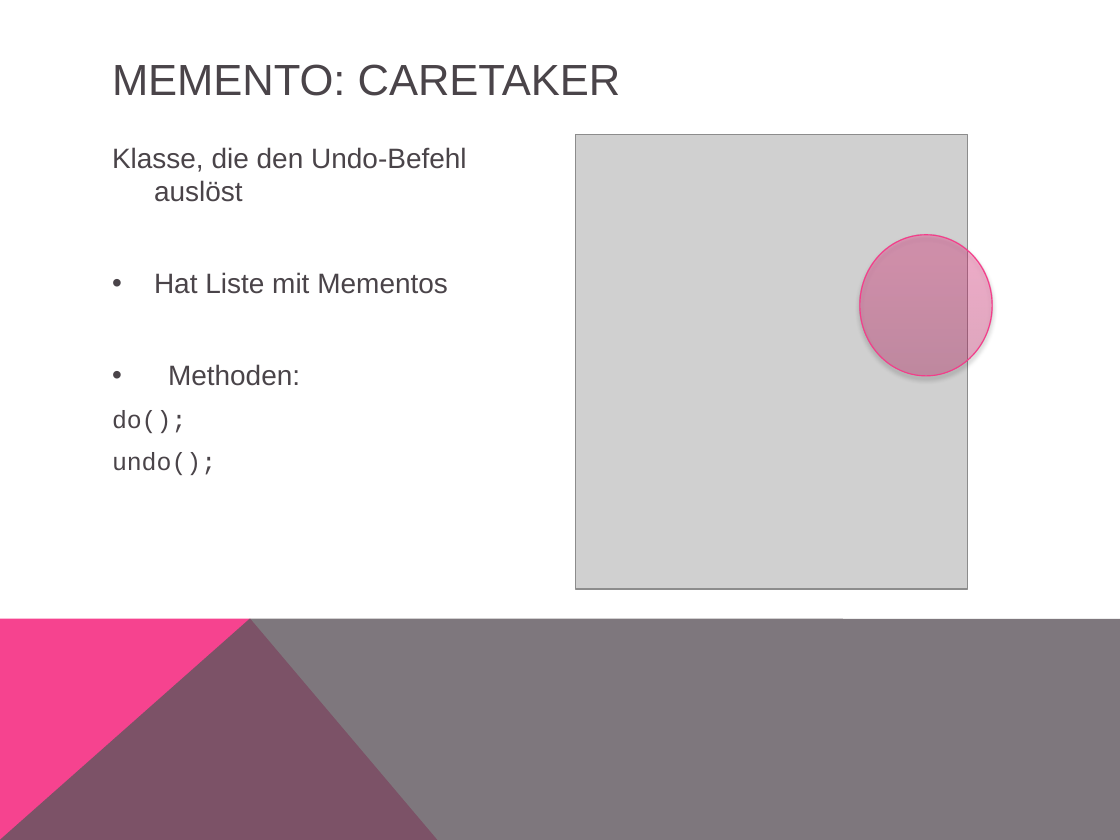
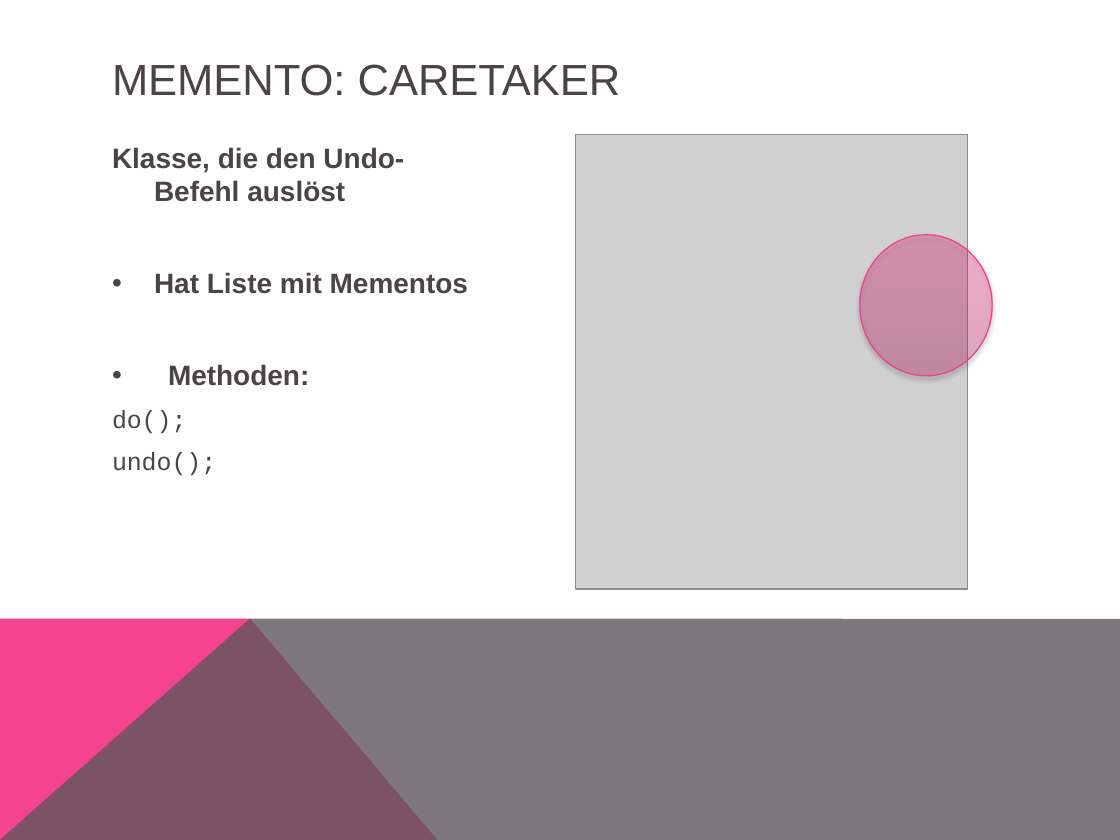
Before and after one commit to simonkrenger/ch.bfh.bti7081.s2013.pink, a slide deck: slide 7 of Project Pink/doc/tasks/task13/Memento Pattern.pptx. Drawn at 1120x840 pixels with LibreOffice and Linux fonts; fonts in the diff are those of the drawing; grey boxes stand for pictures. Boxes give left, top, right and bottom in pixels: in the first picture for what was removed or moved away, otherwise in the second. Text is boxed around its words. In the diff, an @@ line names an element or a change of style, - is before the commit and + after.

```diff
--- a/Project Pink/doc/tasks/task13/Memento Pattern.pptx
+++ b/Project Pink/doc/tasks/task13/Memento Pattern.pptx
@@ text at (112, 147, 468, 386): bold on in "Klasse, die den Undo-Befehl auslöst", "Hat Liste mit Mementos", "Methoden:" @@
```
Also in this commit, not shown: 3 other slides changed, 2 other files.
